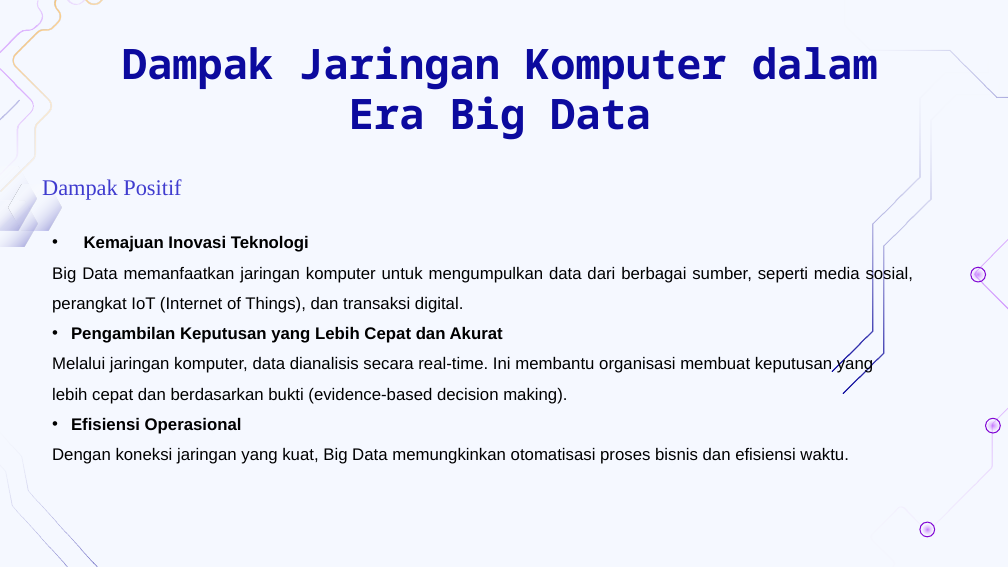
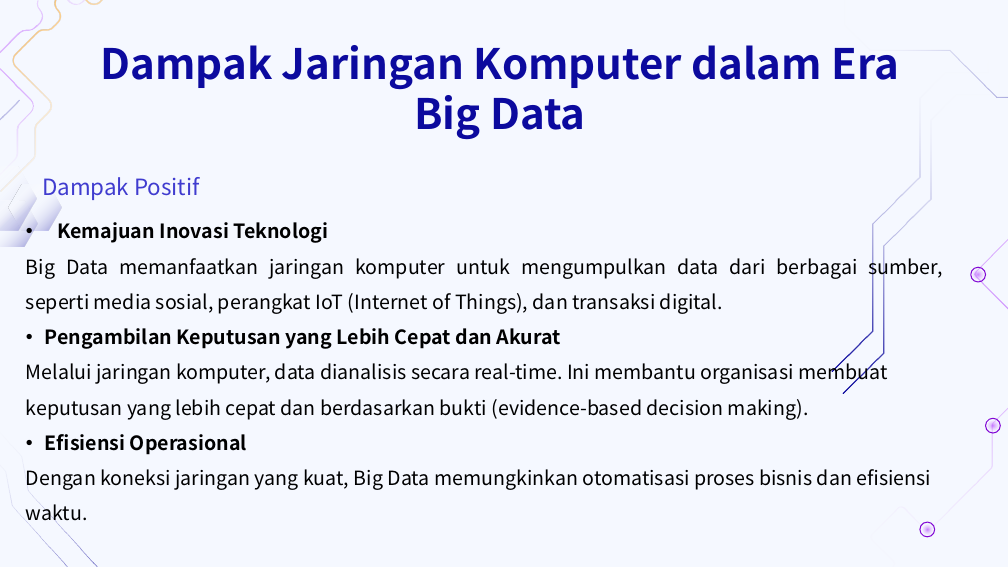
Before and after one commit to eja2003/Borneo, a slide deck: slide 5 of PPT jarkas.pptx. Drawn at 1008x567 pixels with LibreOffice and Linux fonts; fonts in the diff are those of the drawing; background and template pictures are left out. Boxes give left, top, right and bottom in pixels: in the first picture for what was removed or moved away, otherwise in the second. Text is boxed around its words. In the diff, an @@ line names an element or a change of style, - is before the commit and + after.

```diff
--- a/PPT jarkas.pptx
+++ b/PPT jarkas.pptx
@@ title "Dampak Jaringan Komputer dalam Era ..." at bbox=[101, 45, 900, 140]: font Noto Sans Mono to Noto Sans CJK JP @@
@@ text "Dampak Positif" at bbox=[42, 177, 200, 200]: font Times New Roman to Noto Sans CJK JP @@
@@ text "Kemajuan Inovasi Teknologi": place and size @@
-text "Kemajuan Inovasi Teknologi" at bbox=[52, 236, 914, 464]
+text "Kemajuan Inovasi Teknologi" at bbox=[26, 222, 942, 526]
@@ text "Kemajuan Inovasi Teknologi" at bbox=[26, 222, 942, 526]: size 12 to 14 pt, font Arial to Noto Sans CJK JP @@
```
Also in this commit, not shown: 23 other slides changed.
